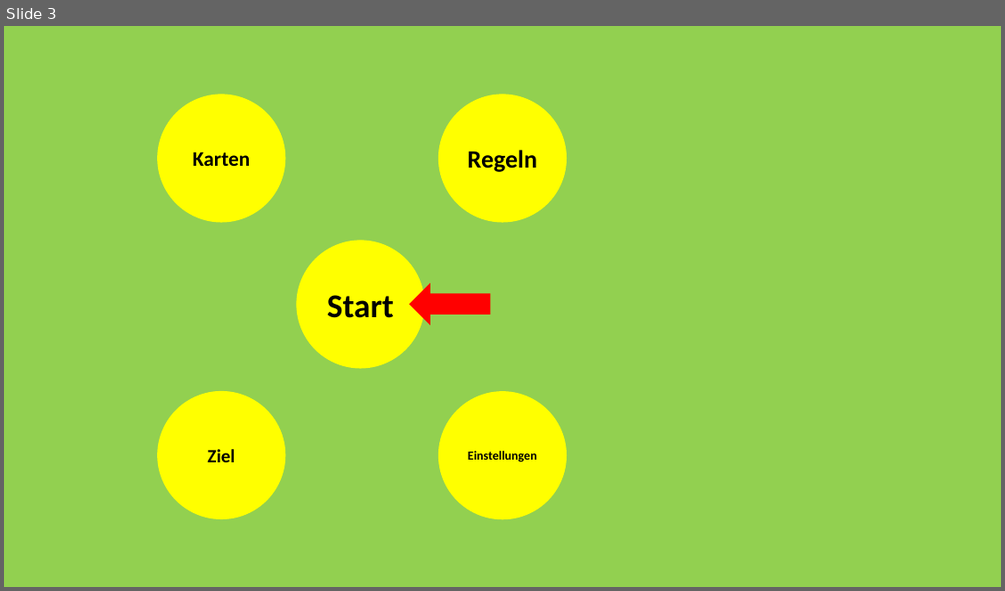
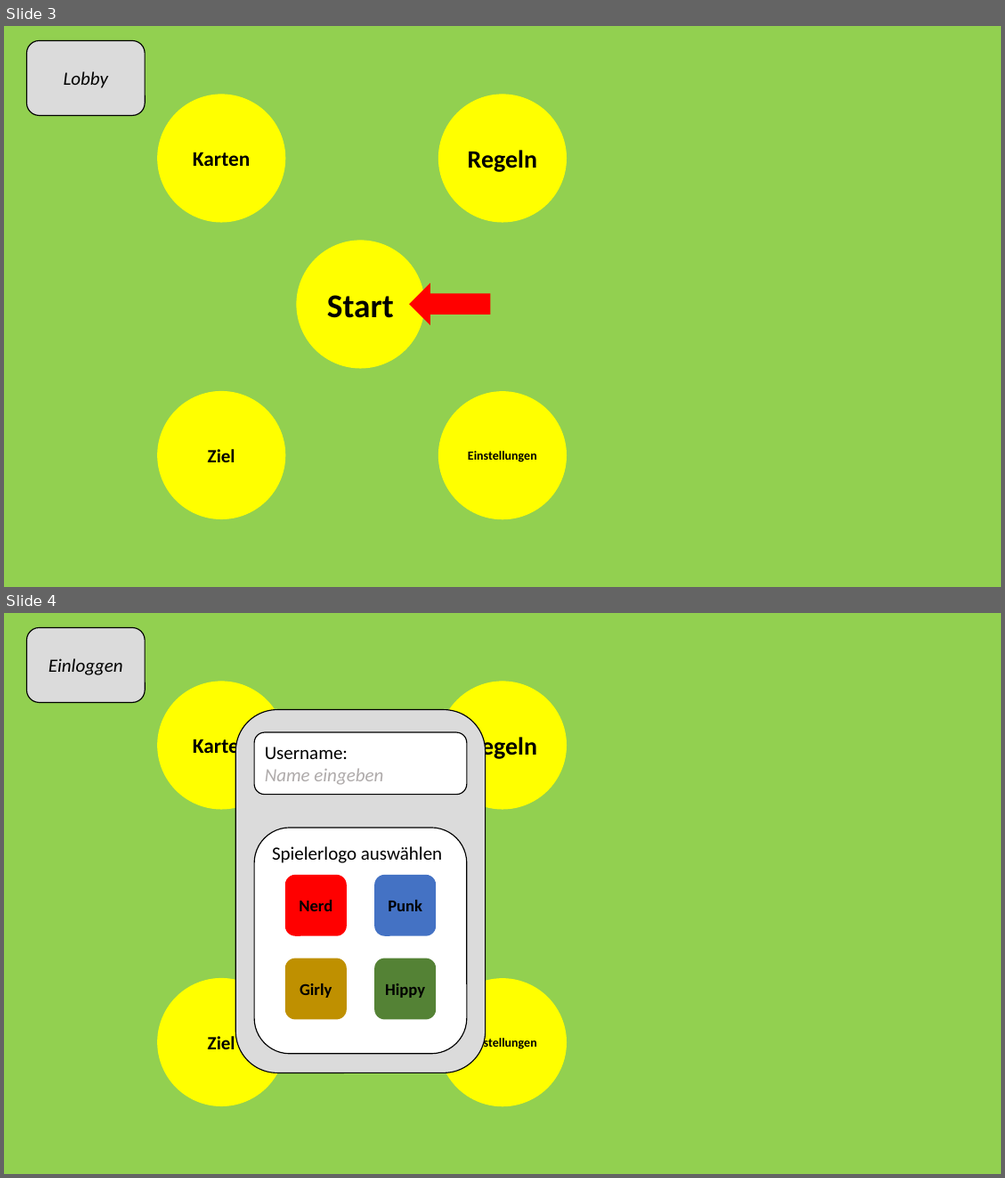
Before and after one commit to jnussbaum/TheBachelorsChaseGame, a slide deck: documents/Meilensteine/Meilenstein I/mockup.pptx. Shown one above the other, each under a label of ours: slide 3 before the commit, slides 3 and 4 after it. The pictures are 1005x591 and 1005x1178 pixels, drawn with LibreOffice and Linux fonts; fonts in the diff are those of the drawing. Boxes give left, top, right and bottom in pixels: in the first picture for what was removed or moved away, otherwise in the second. Text is boxed around its words. In the diff, an @@ line names an element or a change of style, - is before the commit and + after.

```diff
--- a/documents/Meilensteine/Meilenstein I/mockup.pptx
+++ b/documents/Meilensteine/Meilenstein I/mockup.pptx
@@ slide 4 added at [4, 613, 1001, 1174], background #FFFFFF @@
@@ rectangle added at [4, 613, 1001, 1174], fill #92D050, outline #92D050 1 pt @@
@@ rounded rectangle added at [26, 628, 145, 703], fill #DBDBDB, outline #000000 1 pt, 18 pt, text #000000, italic @@
+Einloggen
@@ ellipse added at [158, 682, 285, 809], fill #FFFF00, outline #FFFF00 1 pt, 20 pt, text #000000, bold @@
+Karten
@@ ellipse added at [439, 682, 566, 809], fill #FFFF00, outline #FFFF00 1 pt, 24 pt, text #000000, bold @@
+Regeln
@@ group added at [235, 709, 485, 1073]: 7 rounded rectangles @@
+Username:
+Name eingeben
+Spielerlogo auswählen
+Nerd
+Girly
+Punk
+Hippy
@@ ellipse added at [158, 979, 285, 1106], fill #FFFF00, outline #FFFF00 1 pt, 18 pt, text #000000, bold @@
+Ziel
@@ ellipse added at [439, 979, 566, 1106], fill #FFFF00, outline #FFFF00 1 pt, 12 pt, text #000000, bold @@
+Einstellungen
@@ slide 3 changed as well @@
@@ rounded rectangle added at [26, 41, 145, 116], fill #DBDBDB, outline #000000 1 pt, 18 pt, text #000000, italic @@
+Lobby
```
Also in this commit, not shown: 6 other slides changed, 7 other slides added.
